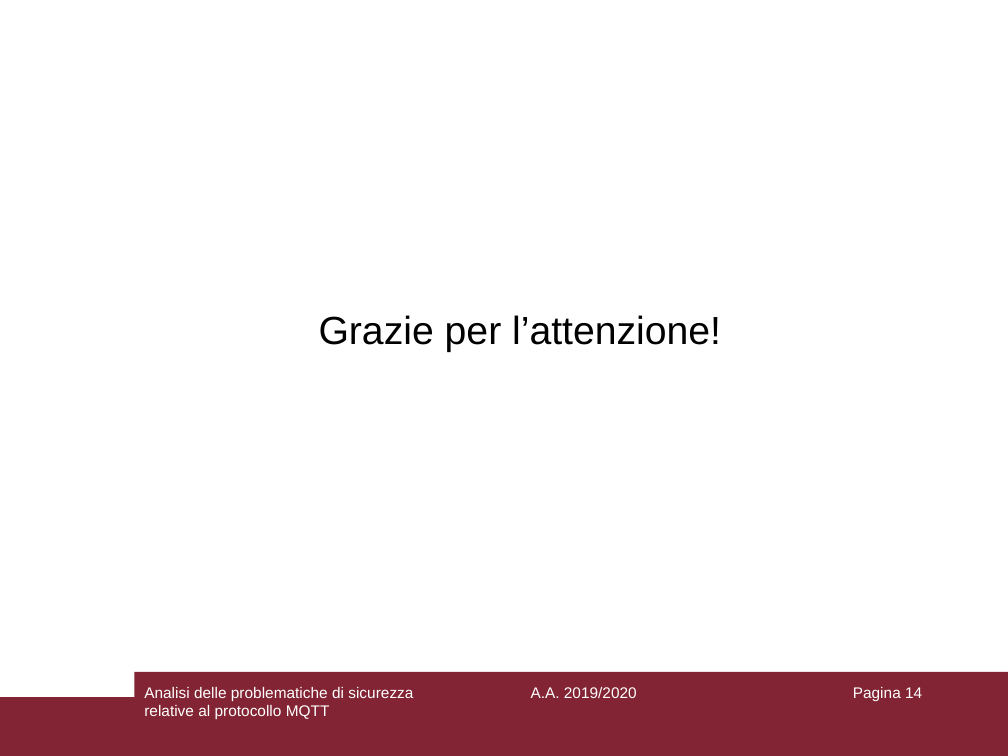
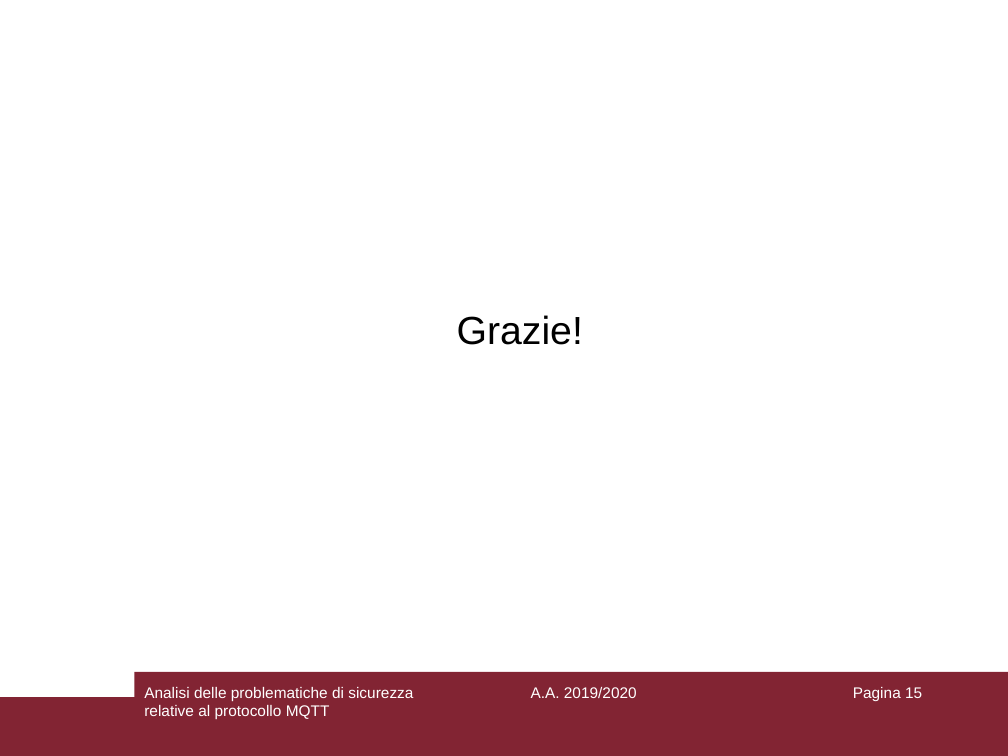
Before and after one commit to aedoardo/bachelor-degree-thesis, a slide deck: slide 15 of slides/Presentazione.ppt (slide 14 before the commit). Drawn at 1008x756 pixels with LibreOffice and Linux fonts; fonts in the diff are those of the drawing. Boxes give left, top, right and bottom in pixels: in the first picture for what was removed or moved away, otherwise in the second. Text is boxed around its words. In the diff, an @@ line names an element or a change of style, - is before the commit and + after.

```diff
--- a/slides/Presentazione.ppt
+++ b/slides/Presentazione.ppt
@@ text at (x1=457, y1=315, x2=583, y2=345): text changed @@
-Grazie per l’attenzione!
+Grazie!
@@ page number at (x1=853, y1=687, x2=922, y2=701): text changed @@
-Pagina 14
+Pagina 15
```
Also in this commit, not shown: 5 other slides changed, 1 slide added, 3 other files.
